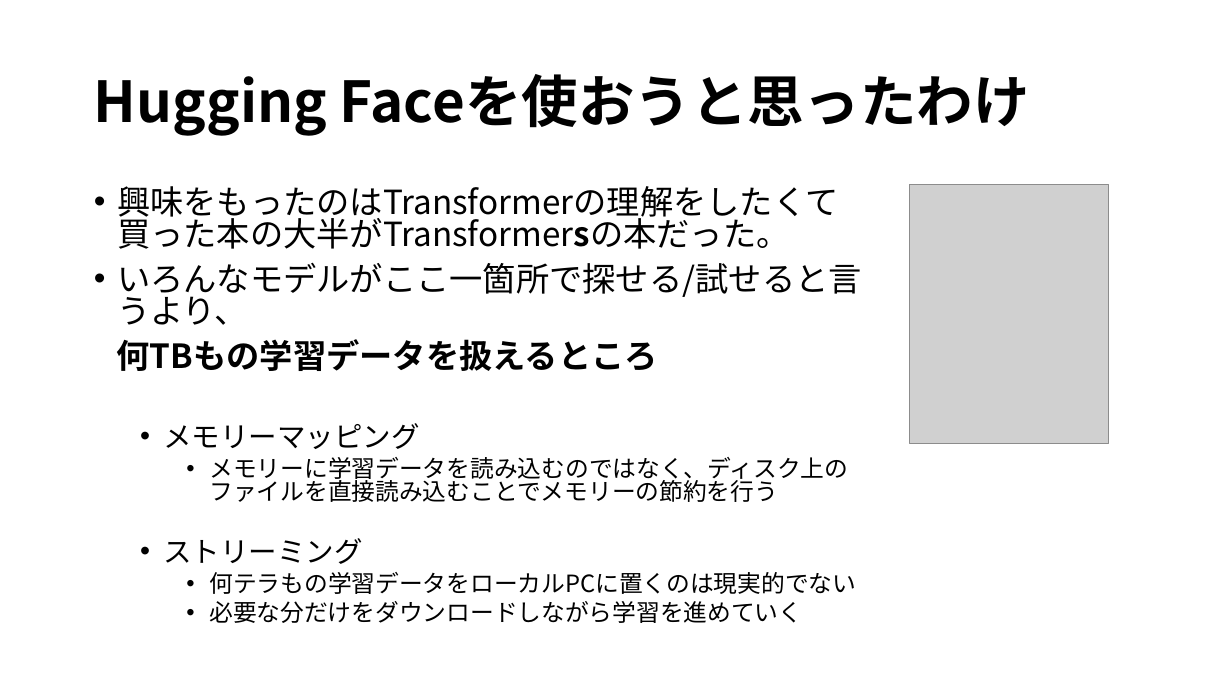
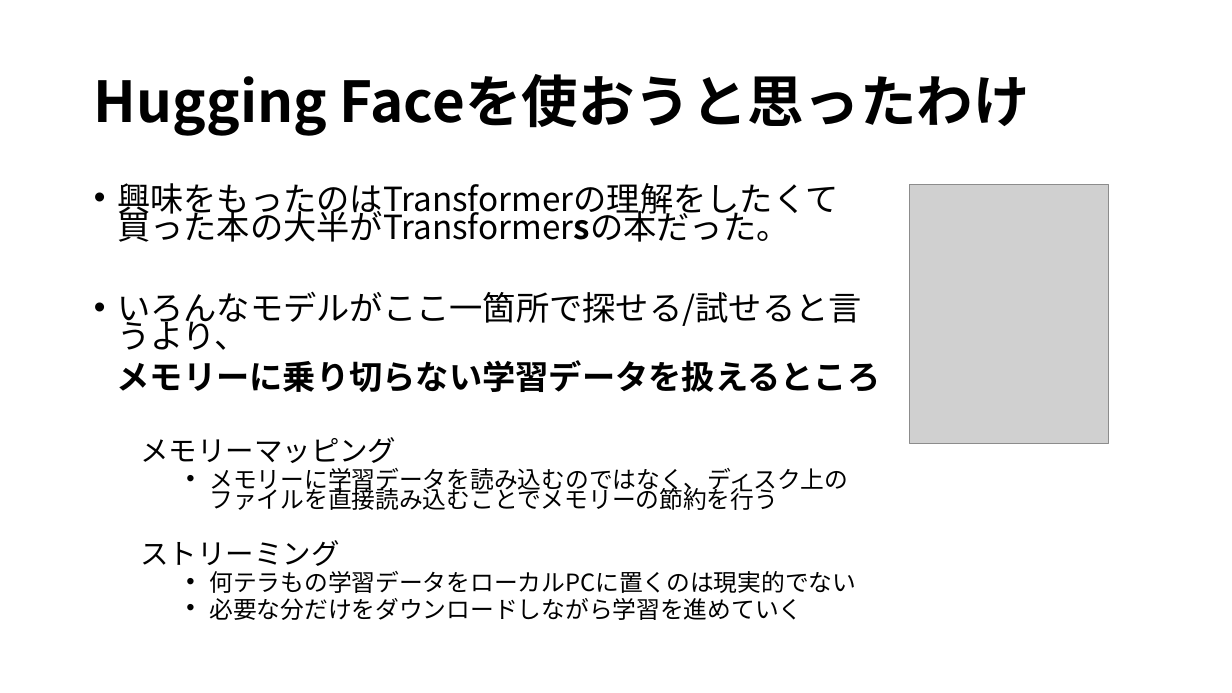
Before and after one commit to ikedachin/study_huggingface, a slide deck: slide 5 of huggingface 発表資料.pptx. Drawn at 1232x693 pixels with LibreOffice and Linux fonts; fonts in the diff are those of the drawing; grey boxes stand for pictures. Boxes give left, top, right and bottom in pixels: in the first picture for what was removed or moved away, otherwise in the second. Text is boxed around its words. In the diff, an @@ line names an element or a change of style, - is before the commit and + after.

```diff
--- a/huggingface 発表資料.pptx
+++ b/huggingface 発表資料.pptx
@@ text at bbox=[117, 183, 862, 620]: line spacing 0.8 to 0.7; bullet • to none @@
@@ text at bbox=[117, 360, 881, 392]: text changed @@
-何TBもの学習データを扱えるところ
+メモリーに乗り切らない学習データを扱えるところ
```
Also in this commit, not shown: 5 other slides changed, 2 slides added, 1 slide removed.
